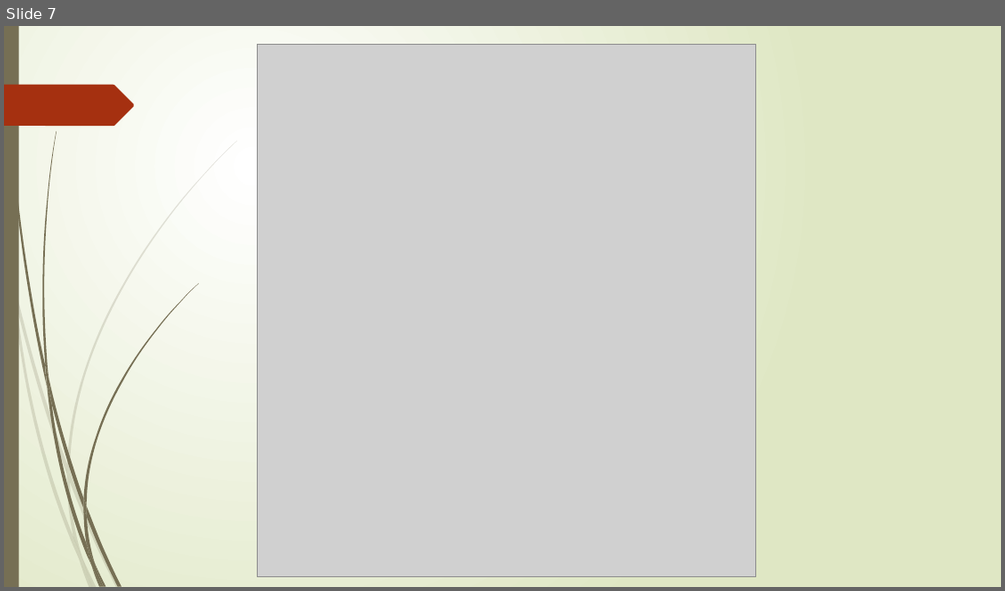
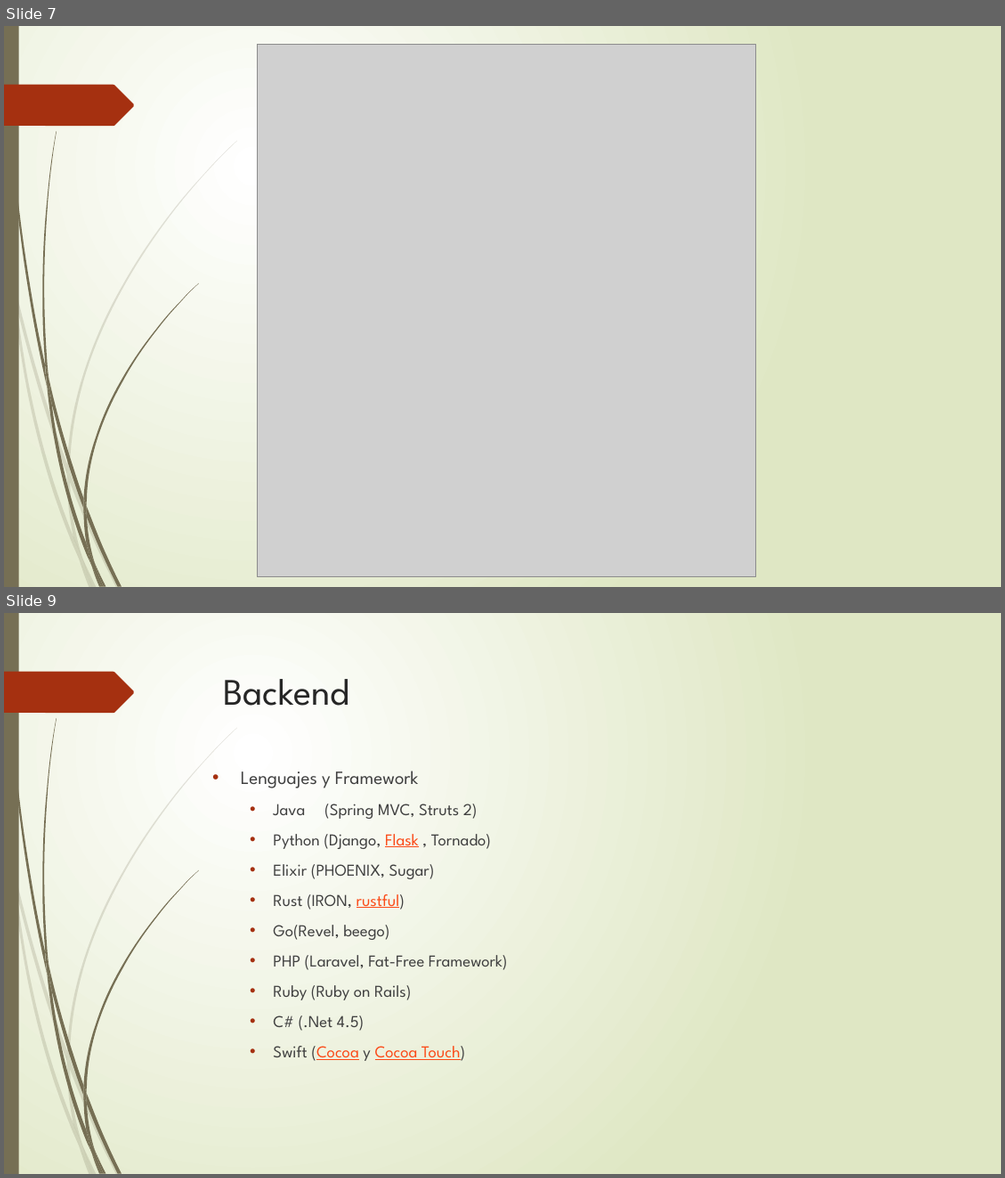
Before and after one commit to mickyys/ppt, a slide deck: Frontend.pptx. Shown one above the other, each under a label of ours: slide 7 before the commit, slides 7 and 9 after it; the slides between them are not shown. The pictures are 1005x591 and 1005x1178 pixels, drawn with LibreOffice and Linux fonts; fonts in the diff are those of the drawing; grey boxes stand for pictures. Boxes give left, top, right and bottom in pixels: in the first picture for what was removed or moved away, otherwise in the second. Text is boxed around its words. In the diff, an @@ line names an element or a change of style, - is before the commit and + after.

Commit message:
Se agrega informacion de backend

```diff
--- a/Frontend.pptx
+++ b/Frontend.pptx
@@ slide 9 added at [4,613,1001,1174], background gradient #FFFFFF to #DFE8C4; not listed: 24 template elements that a slide beside it also shows @@
@@ title added at [224,679,349,706], 36 pt, text #262626 @@
+Backend
@@ text added at [241,771,508,1061], 16 pt, text #404040 @@
+• Lenguajes y Framework
+  • Java (Spring MVC, Struts 2)
+  • Python (Django, Flask , Tornado)
+  • Elixir (PHOENIX, Sugar)
+  • Rust (IRON, rustful)
+  • Go(Revel, beego)
+  • PHP (Laravel, Fat-Free Framework)
+  • Ruby (Ruby on Rails)
+  • C# (.Net 4.5)
+  • Swift (Cocoa y Cocoa Touch)
```
Also in this commit, not shown: 2 slides changed, 9 other slides added.
